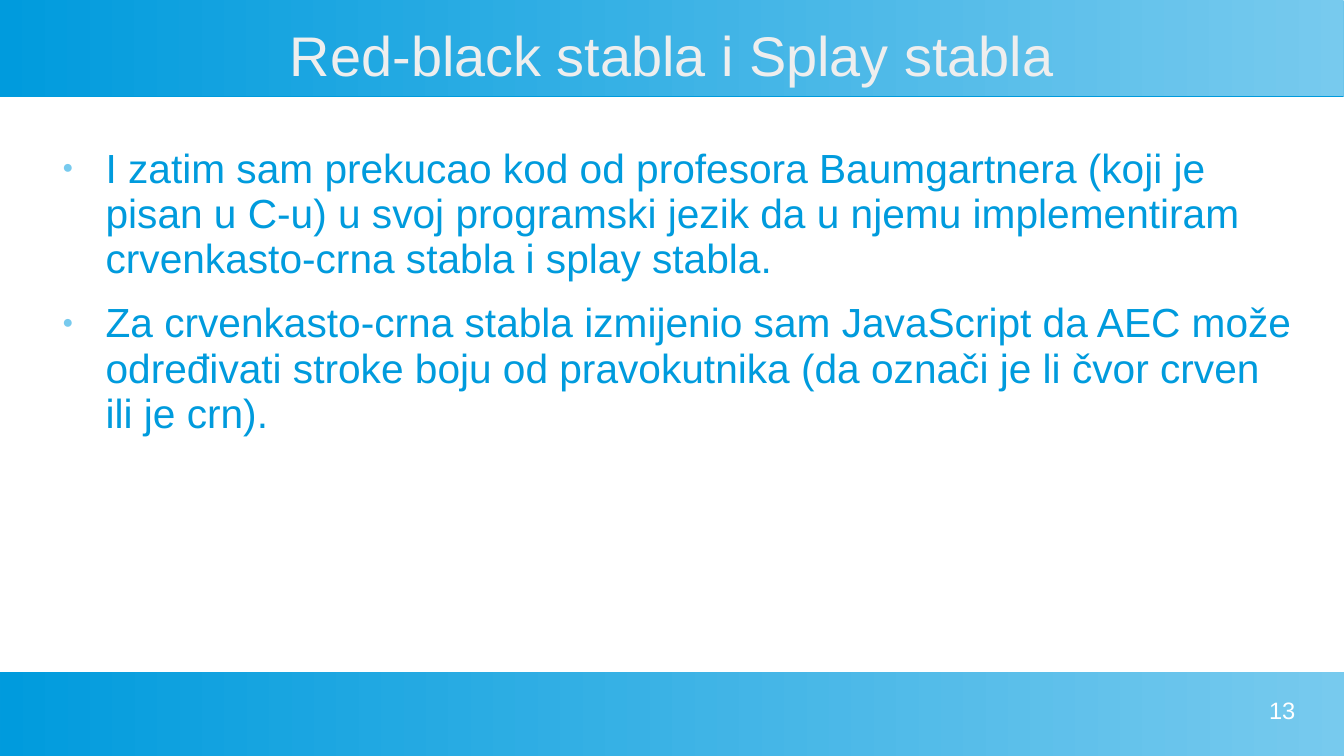
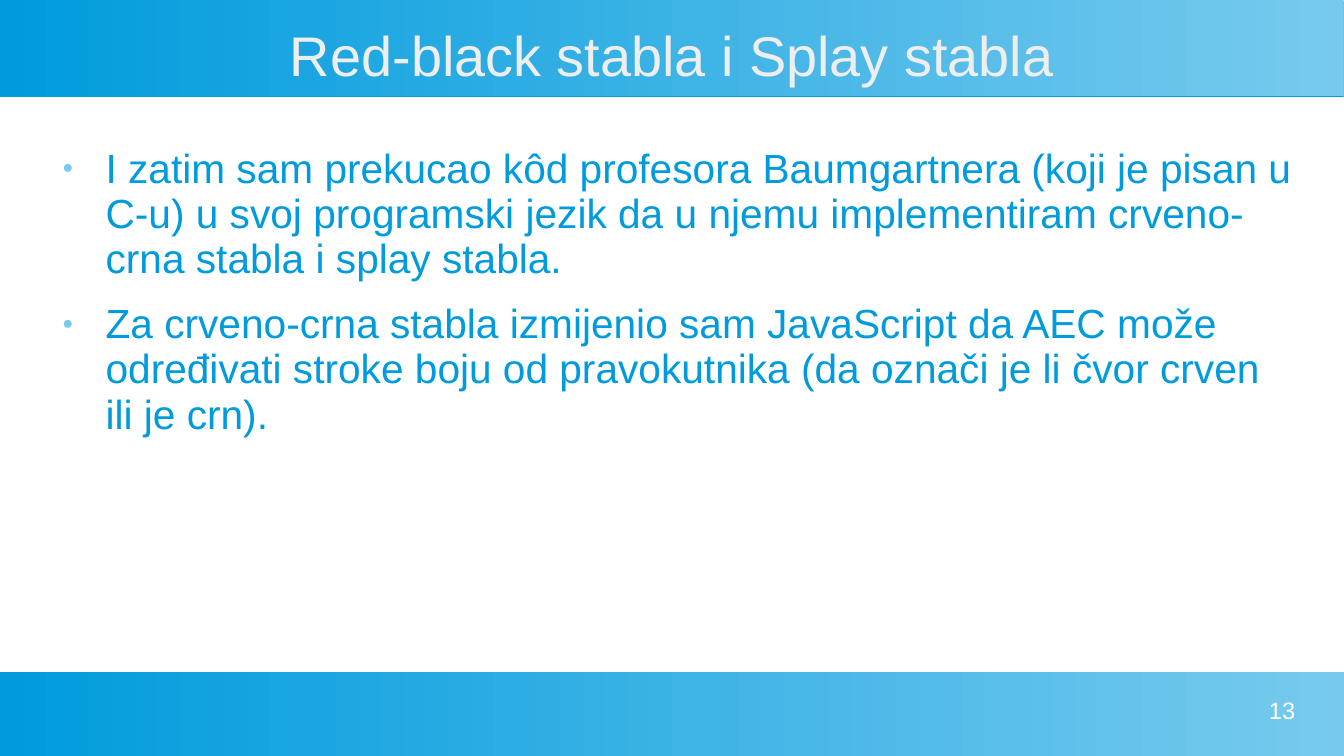
Before and after one commit to FlatAssembler/AECforWebAssembly, a slide deck: slide 13 of vizualizacija_stabala.ppt. Drawn at 1344x756 pixels with LibreOffice and Linux fonts; fonts in the diff are those of the drawing. Boxes give left, top, right and bottom in pixels: in the first picture for what was removed or moved away, otherwise in the second. Text is boxed around its words. In the diff, an @@ line names an element or a change of style, - is before the commit and + after.

Commit message:
Fixed some typos and grammar errors

```diff
--- a/vizualizacija_stabala.ppt
+++ b/vizualizacija_stabala.ppt
@@ text at (106,153,1291,436): text changed @@
-● I zatim sam prekucao kod od profesora Baumgartnera (koji je pisan u C-u) u svoj programski jezik da u njemu implementiram crvenkasto-crna stabla i splay stabla.
-● Za crvenkasto-crna stabla izmijenio sam JavaScript da AEC može određivati stroke boju od pravokutnika (da označi je li čvor crven ili je crn).
+● I zatim sam prekucao kôd profesora Baumgartnera (koji je pisan u C-u) u svoj programski jezik da u njemu implementiram crveno-crna stabla i splay stabla.
+● Za crveno-crna stabla izmijenio sam JavaScript da AEC može određivati stroke boju od pravokutnika (da označi je li čvor crven ili je crn).
```
Also in this commit, not shown: 7 other slides changed.
